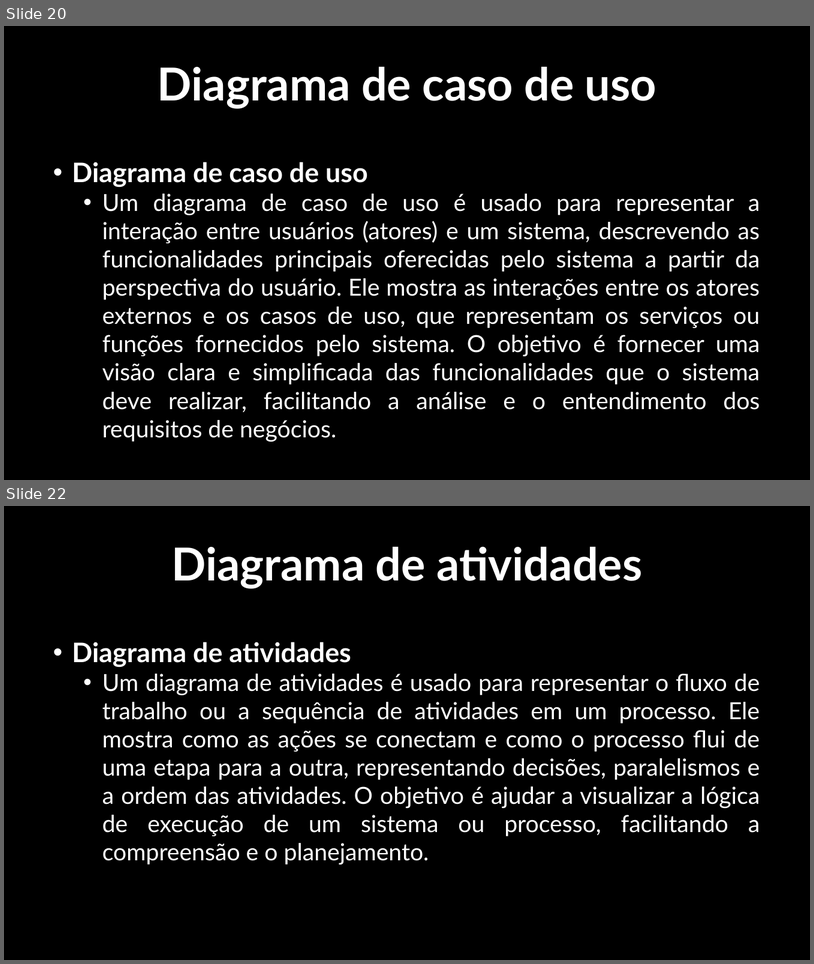
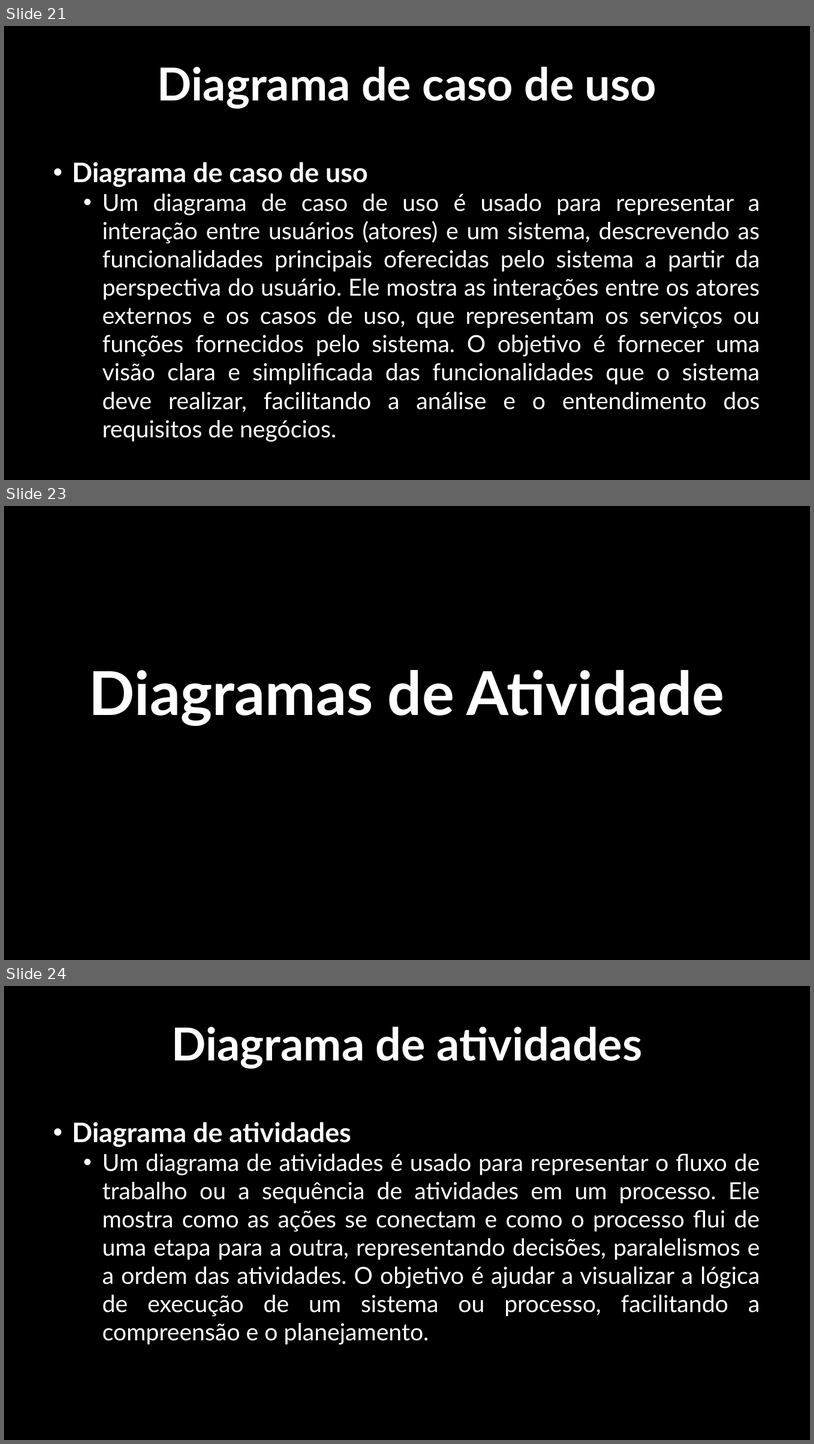
Before and after one commit to kaykymatos/analise-e-projeto-de-sistema-2, a slide deck: ProjetoDesenvolvidoPeloGrupo/Apresentação.pptx. Shown one above the other, each under a label of ours: slides 20 and 22 before the commit, slides 21, 23 and 24 after it; the slides between them are not shown. The pictures are 814x964 and 814x1444 pixels, drawn with LibreOffice and Linux fonts; fonts in the diff are those of the drawing; background and template pictures are left out. Boxes give left, top, right and bottom in pixels: in the first picture for what was removed or moved away, otherwise in the second. Text is boxed around its words. In the diff, an @@ line names an element or a change of style, - is before the commit and + after.

```diff
--- a/ProjetoDesenvolvidoPeloGrupo/Apresentação.pptx
+++ b/ProjetoDesenvolvidoPeloGrupo/Apresentação.pptx
@@ slide 23 added at <box>4,506,810,960</box>, background picture (left out) @@
@@ title added at <box>89,670,725,726</box>, 72 pt, text #FFFFFF, bold @@
+Diagramas de Atividade
@@ what was slide 20 is now slide 21 @@
@@ what was slide 22 is now slide 24 @@
```
Also in this commit, not shown: 4 slides changed, 18 other slides added, 2 slides removed, 50 other files.
